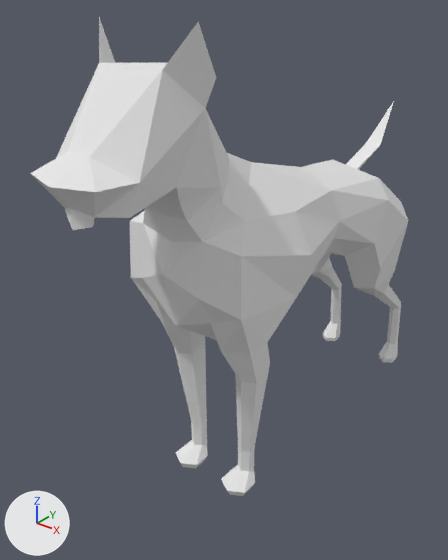
Before and after pictures for a commit that changed the Blender file asset_src/3d/dog.blend.
Before and after are seen from a camera (50 mm lens) standing at (2.82, -4.07, 4.62) and looking at (-0.32, -0.16, 2.19). Arrows for +X, +Y and +Z are at lower left; the lights stay in place.
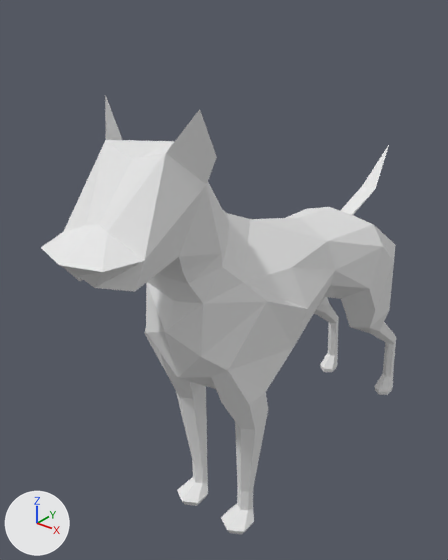
Where the change shows, as pixel boxes [x1, y1, x2, y2] in the pictures (448 x 560 px; the box of a moved part takes in the faces that stretch with it):
```json
{"object": "Cylinder", "change": "reshaped, moved", "before": [30, 17, 408, 496], "after": [41, 95, 396, 534], "on screen": "6% narrower, 8% shorter"}
{"part": 1, "of": "me_cylinder", "change": "moved or reshaped", "before": [30, 63, 311, 354], "after": [41, 140, 307, 405]}
{"part": 2, "of": "me_cylinder", "change": "moved or reshaped", "before": [346, 101, 408, 287], "after": [340, 145, 396, 327]}
```

Edits to the scene script, one JSON object a line:
```json
{"block": "me_cylinder", "where": "# used by ob_cylinder; location = (0.0, 0.0, 0.0); scale = (0.0737, 0.0737, 0.0737)"}
{"block": "me_cylinder", "where": "# verts and faces of me_cylinder; kept vertices keep their numbers, new ones are numbered from 143"}
{"block": "me_cylinder", "where": "# before: 54 (3.9, -6.8, 28.0), 55 (6.6, -8.3, 28.0) at pixel (267, 342), 56 (6.6, -11.4, 28.0) at pixel (250, 354), 57 (3.9, -12.9, 28.0) at pixel (221, 352), 58 (2.0, -11.4, 28.0) at pixel (216, 339)"}
{"block": "me_cylinder", "where": "# before: 59 (1.3, -8.3, 28.0), 85 (7.3, -14.1, 40.1) at pixel (241, 256), 86 (7.5, -14.3, 33.7) at pixel (241, 320), 96 (3.5, -18.3, 46.8) at pixel (176, 187), 98 (0.0, -26.7, 46.6) at pixel (70, 208)"}
{"block": "me_cylinder", "where": "# before: 101 (5.1, -16.2, 53.3) at pixel (205, 108), 103 (0.0, -14.7, 56.3), 105 (0.0, -19.9, 56.5) at pixel (125, 66), 111 (4.4, -13.4, 45.8) at pixel (221, 187), 114 (2.4, -9.7, 47.4) at pixel (229, 158)"}
{"block": "me_cylinder", "where": "# before: 120 (0.0, -25.1, 50.8) at pixel (80, 150), 122 (1.3, -25.4, 50.5) at pixel (89, 157), 124 (1.9, -25.9, 46.0) at pixel (94, 217), 141 (0.0, -26.7, 44.7) at pixel (72, 230), 142 (1.5, -25.9, 45.1) at pixel (93, 227)"}
{"op": "remove", "block": "me_cylinder", "code": "me_cylinder.from_pydata(...)  # 143 vertices, 143 faces; spans x 0.0..8.3, y -28.4..31.6, z 6.7..59.8"}
{"op": "add", "block": "me_cylinder", "code": "me_cylinder.from_pydata(...)  # 141 vertices, 142 faces; spans x 0.0..8.0, y -28.4..31.6, z 6.7..59.8"}
{"block": "me_cylinder", "change": "me_cylinder part 1"}
{"op": "add", "block": "me_cylinder", "code": "delete_vertices([141, 142])  # with the faces that use them"}
{"op": "add", "block": "me_cylinder", "code": "delete_faces([(54, 59, 58, 57, 56, 55), (96, 101, 111), (101, 114, 111)])"}
{"op": "add", "block": "me_cylinder", "code": "verts[85] = (7.3, -9.7, 40.1)  # moved, pixel (266, 301)"}
{"op": "add", "block": "me_cylinder", "code": "verts[86] = (5.9, -14.3, 33.7)  # moved, pixel (228, 370)"}
{"op": "add", "block": "me_cylinder", "code": "verts[98] = (0.0, -26.7, 47.1)  # moved, pixel (77, 275)"}
{"op": "add", "block": "me_cylinder", "code": "verts[103] = (0.0, -14.7, 56.0)  # moved, pixel (174, 141)"}
{"op": "add", "block": "me_cylinder", "code": "verts[105] = (0.0, -19.9, 55.4)  # moved, pixel (131, 159)"}
{"op": "add", "block": "me_cylinder", "code": "verts[120] = (0.0, -24.0, 50.8)  # moved, pixel (99, 224)"}
{"op": "add", "block": "me_cylinder", "code": "verts[122] = (1.3, -24.3, 50.5)  # moved, pixel (107, 232)"}
{"op": "add", "block": "me_cylinder", "code": "verts[124] = (1.0, -25.9, 46.0)  # moved, pixel (94, 287)"}
{"op": "add", "block": "me_cylinder", "code": "faces += [(54, 55, 56, 57, 58, 59), (96, 111, 101), (101, 111, 114)]"}
{"block": "me_cylinder", "change": "me_cylinder part 2"}
{"block": "me_cylinder", "change": "7 faces are deleted"}
{"block": "me_cylinder", "change": "1 vertex moves from x 8.3, y 22.0, z 33.3 to x 6.9, y 22.0, z 33.3"}
{"block": "me_cylinder", "change": "7 new faces join them"}
{"op": "set", "path": "ob_cylinder.location", "old": "(0.0, 0.0, 0.0)", "new": "(0.0, 0.0, -0.471)"}
```
